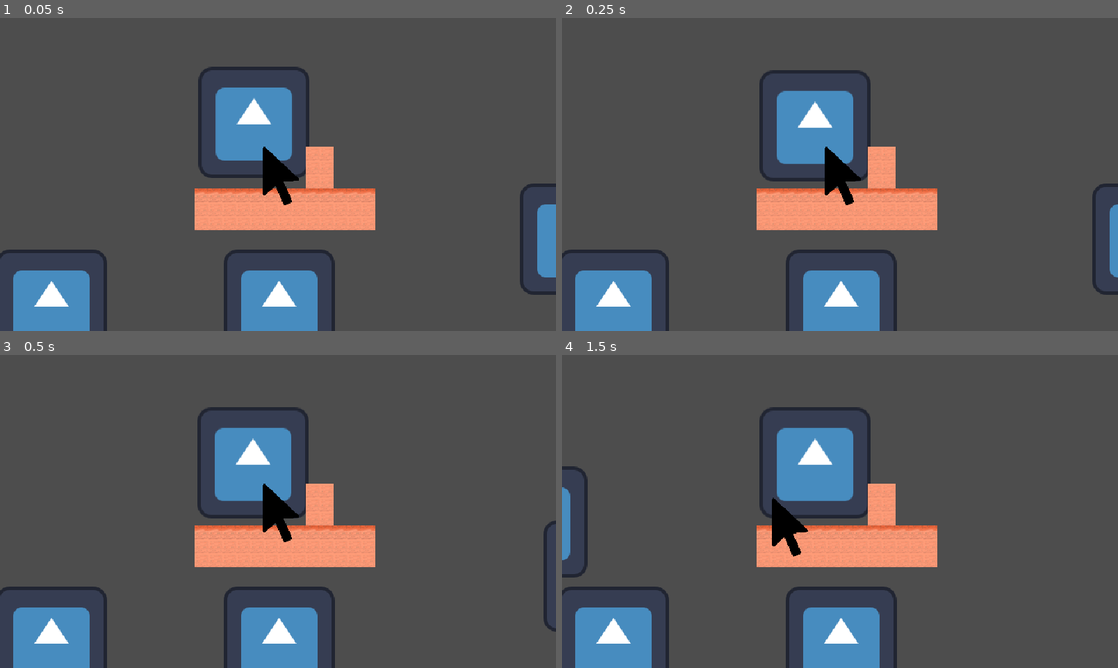
Above: before the commit, frames 1-4 (two rows, left to right).
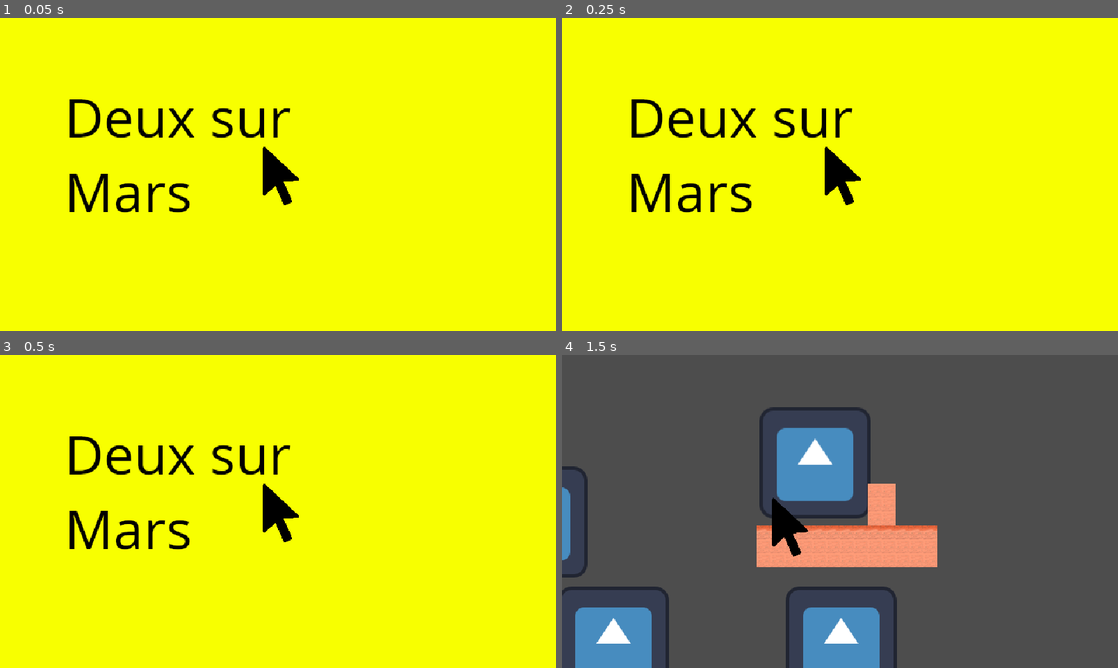
Above: after the commit, the same moments.

Repository: LeResteDuMonde/GameJamPSU
Game: Godot game, scene res://scene/Main.tscn
Same seed, same stepped clock (60 frames per second), same inputs: the game is played once before the commit and once after it. The engine's default icon, where the game draws it, is replaced by a stand-in: a white triangle on a blue panel in a dark square.
Inputs (mouse positions are in pixels of both pictures, inside the frame that each line leads up to):
- Up to frame 1 (0.05 s): no input
- Up to frame 2 (0.25 s): no input
- Up to frame 3 (0.5 s): no input
- Up to frame 4 (1.5 s): move the mouse to (962, 495) at 0.52 s; hold D (right) from 0.53 s (still down); click (962, 495) at 0.6 s; tap Space (jump) at 0.77 s; move the mouse to (728, 527) at 1.27 s; click (728, 527) at 1.35 s

The runs differ from the first frame. In frame 1, 99% of the frame differs, in the area x 0-100%, y 0-100%; in frame 2, 99%; in frame 3, 99%; in frame 4, nothing differs.

Commit message:
Displaying title screen and end screen

Diff:
--- a/scene/EndScreen.tscn
+++ b/scene/EndScreen.tscn
@@ -1,3 +1,19 @@
-[gd_scene format=3 uid="uid://qq7fgspy81"]
+[gd_scene load_steps=4 format=3 uid="uid://qq7fgspy81"]
+
+[ext_resource type="Texture2D" uid="uid://dxc4vroty7lhj" path="res://sprite/endPlayer1.png" id="1_gbt5c"]
+[ext_resource type="Texture2D" uid="uid://dwmtjf78w04tr" path="res://sprite/endPlayer2.png" id="2_de45y"]
+[ext_resource type="Texture2D" uid="uid://dvx2vfwcw5ynn" path="res://sprite/endDeath.png" id="3_b6qn1"]
 
 [node name="EndScreen" type="Node2D"]
+
+[node name="Player1" type="Sprite2D" parent="."]
+visible = false
+texture = ExtResource("1_gbt5c")
+
+[node name="Player2" type="Sprite2D" parent="."]
+visible = false
+texture = ExtResource("2_de45y")
+
+[node name="Death" type="Sprite2D" parent="."]
+visible = false
+texture = ExtResource("3_b6qn1")
--- a/scene/TitleScreen.tscn
+++ b/scene/TitleScreen.tscn
@@ -1,3 +1,8 @@
-[gd_scene format=3 uid="uid://bxsl1oxcjehbv"]
+[gd_scene load_steps=2 format=3 uid="uid://bxsl1oxcjehbv"]
+
+[ext_resource type="Texture2D" uid="uid://cn63o0jxqp2qb" path="res://sprite/titleScreen.png" id="1_1ekxo"]
 
 [node name="TitleScreen" type="Node2D"]
+
+[node name="Sprite2D" type="Sprite2D" parent="."]
+texture = ExtResource("1_1ekxo")
--- a/script/manager/gameManager.gd
+++ b/script/manager/gameManager.gd
@@ -37,6 +37,7 @@
 		print("Hide Title Screen")
 		title.queue_free()
 
+
 func killPlayer():
 	if currPlayer == 1:
 		player1Alive = false
@@ -59,7 +60,15 @@
 var endS = preload("res://scene/EndScreen.tscn")
 
 func displayEndScreen(winner):
-	main.add_child(endS.instantiate())
+	var end = endS.instantiate()
+	main.add_child(end)
+	if winner == 1:
+		end.get_node("Player1").visible = true
+	elif winner == 2:
+		end.get_node("Player2").visible = true
+	else:
+		end.get_node("Death").visible = true
+
 
 func switchToDeletePhase():
 	print("Finishing Play Phase")
Binary file added: sprite/endDeath.png
Not shown, added: sprite/endDeath.png.import
Binary file added: sprite/endPlayer1.png
Not shown, added: sprite/endPlayer1.png.import
Binary file added: sprite/endPlayer2.png
Not shown, added: sprite/endPlayer2.png.import
Binary file added: sprite/titleScreen.png
Not shown, added: sprite/titleScreen.png.import
